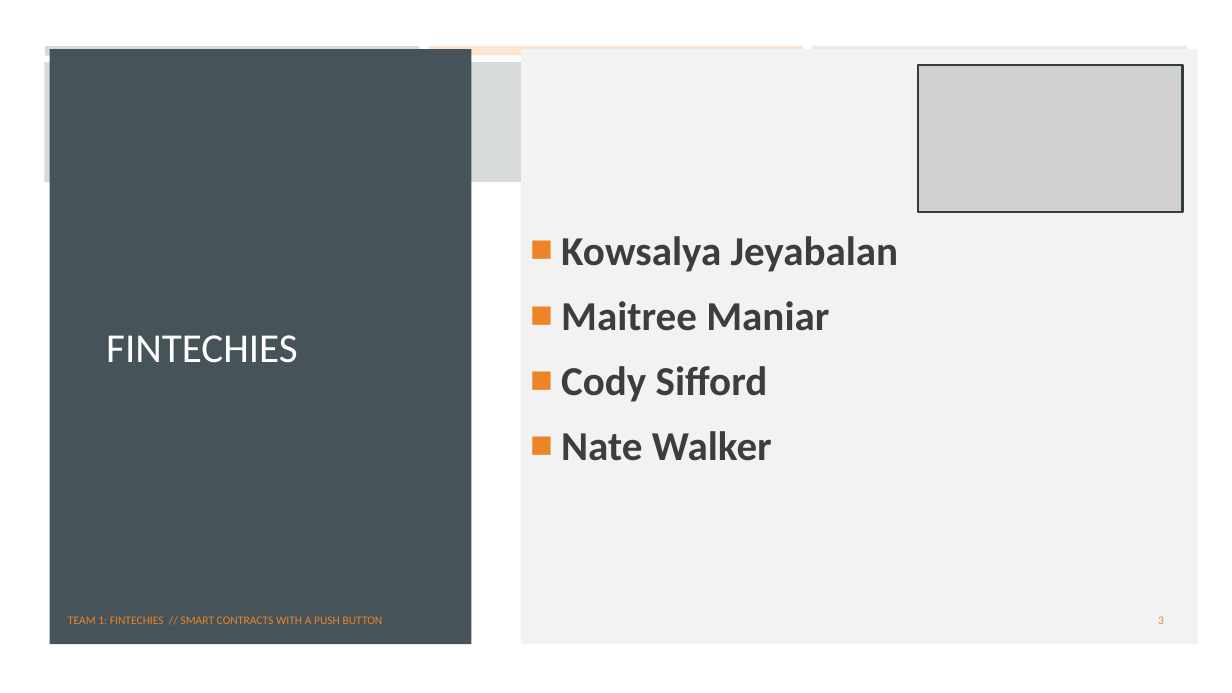
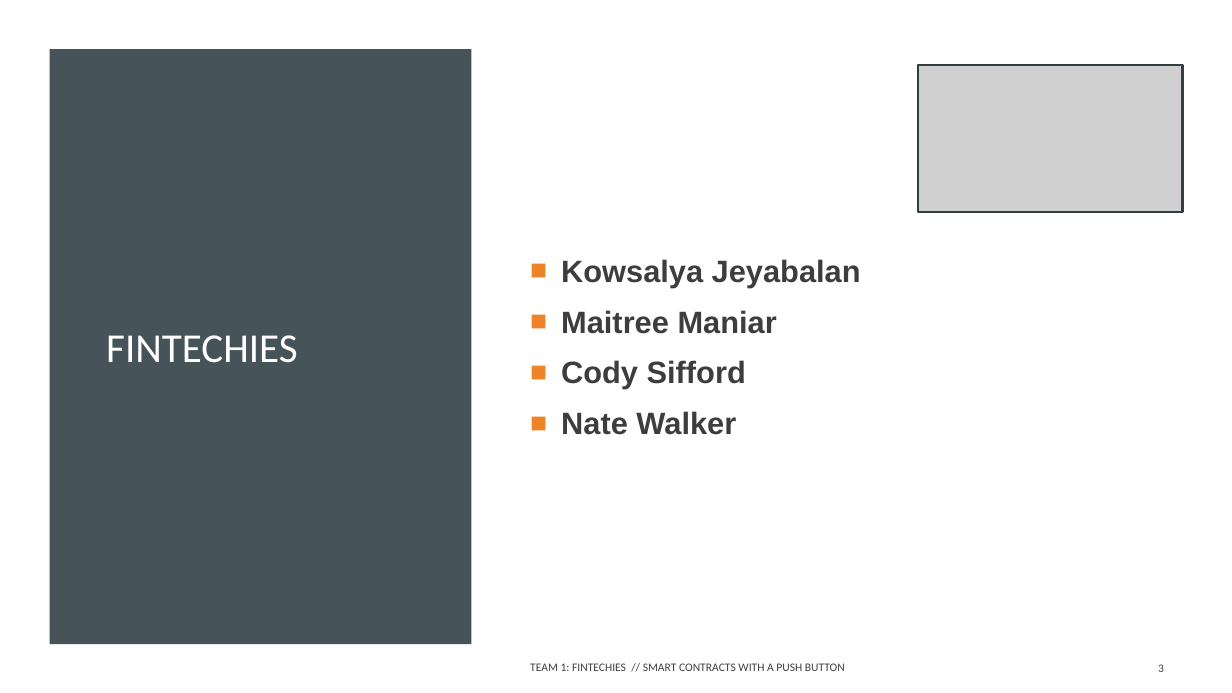
Before and after one commit to maitree7/BlocHome_DeFi, a slide deck: slide 3 of Presentation/Bloc_Home_20201012.pptx. Drawn at 1232x693 pixels with LibreOffice and Linux fonts; fonts in the diff are those of the drawing; grey boxes stand for pictures. Boxes give left, top, right and bottom in pixels: in the first picture for what was removed or moved away, otherwise in the second. Text is boxed around its words. In the diff, an @@ line names an element or a change of style, - is before the commit and + after.

```diff
--- a/Presentation/Bloc_Home_20201012.pptx
+++ b/Presentation/Bloc_Home_20201012.pptx
@@ background #FFFFFF at 79% opacity to #FFFFFF @@
@@ rectangle at bbox=[0, 0, 1232, 693]: fill #FFFFFF at 79% opacity to #FFFFFF @@
@@ rectangle removed at bbox=[45, 46, 420, 55] @@
@@ rectangle removed at bbox=[429, 46, 803, 55] @@
@@ rectangle removed at bbox=[812, 46, 1187, 56] @@
@@ rectangle removed at bbox=[44, 62, 1188, 182] @@
@@ text "Kowsalya Jeyabalan": place and size @@
-text "Kowsalya Jeyabalan" at bbox=[521, 49, 1198, 644]
+text "Kowsalya Jeyabalan" at bbox=[561, 259, 861, 435]
@@ text "Kowsalya Jeyabalan" at bbox=[561, 259, 861, 435]: size 32 to 24 pt, font Calibri to Arial; less space between paragraphs; fill #F2F2F2 to none @@
@@ text "TEAM 1: FINTECHIES // SMART ..." at bbox=[530, 663, 845, 671]: text colour #ED8428 to #404040; more space between paragraphs @@
@@ text "TEAM 1: FINTECHIES // SMART ...": place and size @@
-text "TEAM 1: FINTECHIES // SMART ..." at bbox=[68, 616, 383, 624]
+text "TEAM 1: FINTECHIES // SMART ..." at bbox=[530, 663, 845, 671]
@@ page number: place and size @@
-page number at bbox=[1158, 616, 1164, 624]
+page number at bbox=[1158, 664, 1164, 672]
@@ page number at bbox=[1158, 664, 1164, 672]: text colour #ED8428 to #404040; more space between paragraphs @@
```
Also in this commit, not shown: 11 other slides changed, 3 slides removed, 3 other files.
